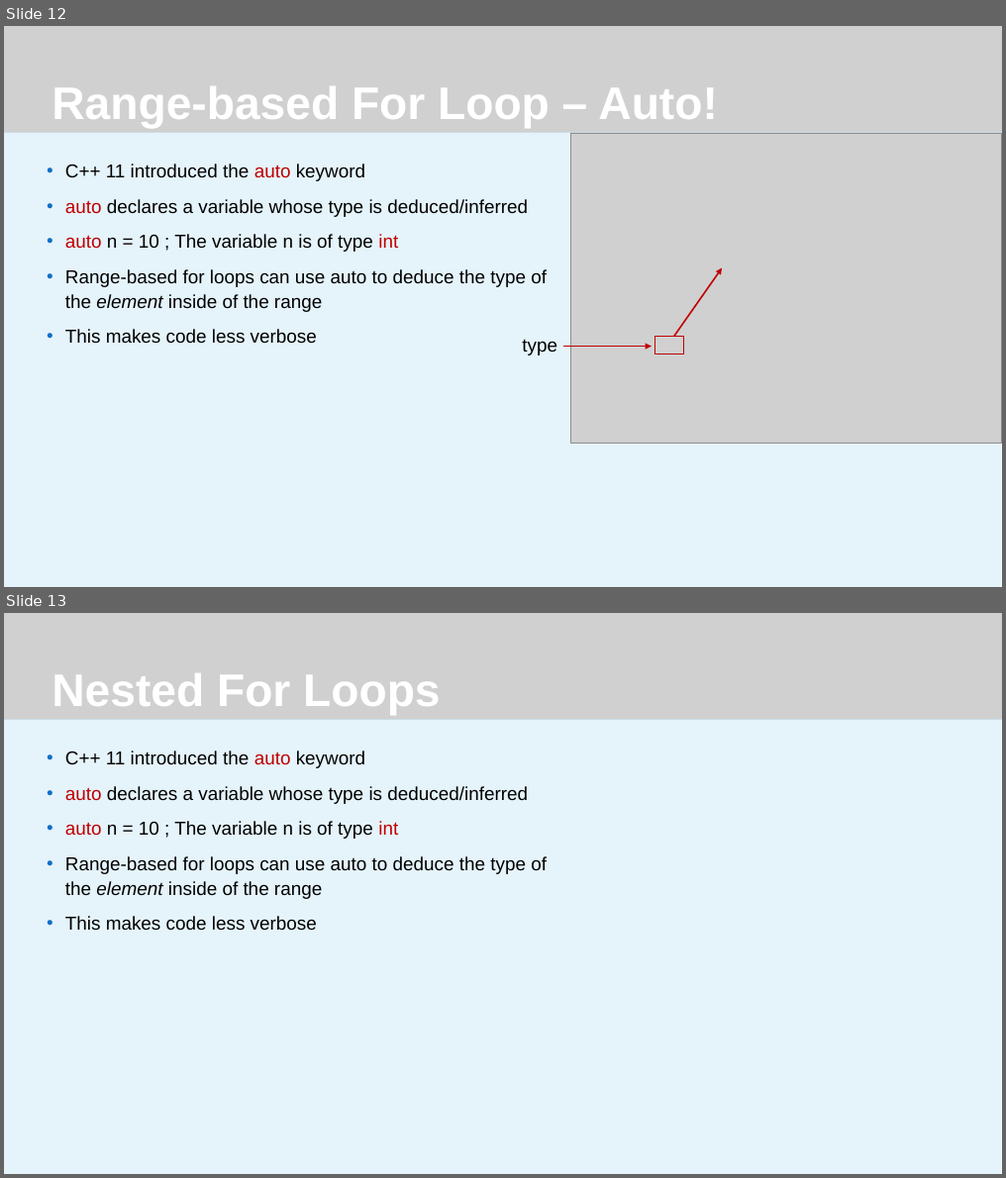
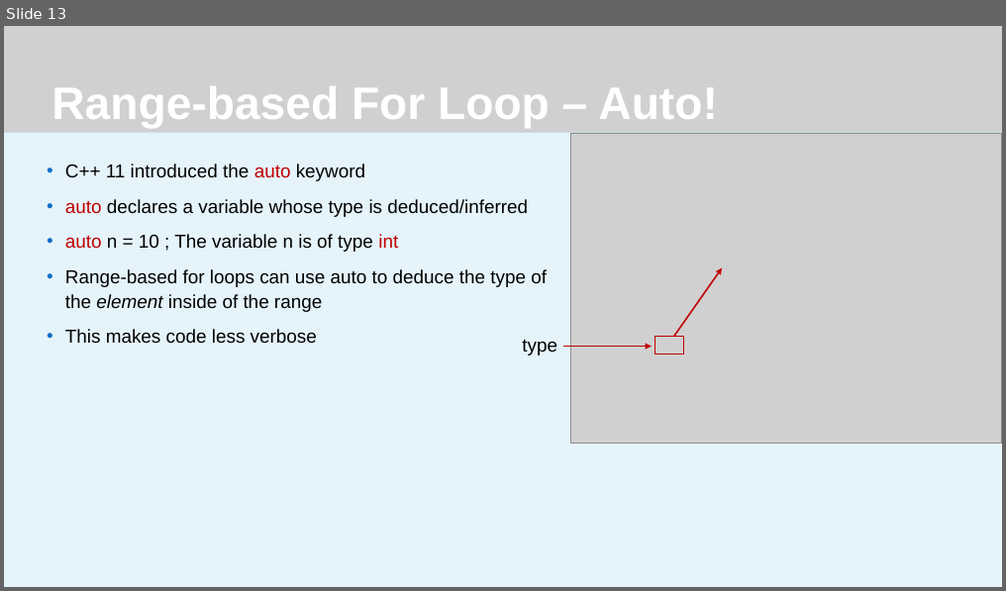
Before and after one commit to JeremyBYU/LoopIt, a slide deck: Lecture/LoopIt.pptx. Shown one above the other, each under a label of ours: slides 12 and 13 before the commit, slide 13 after it. The pictures are 1006x1178 and 1006x591 pixels, drawn with LibreOffice and Linux fonts; fonts in the diff are those of the drawing; grey boxes stand for pictures; background and template pictures are left out. Boxes give left, top, right and bottom in pixels: in the first picture for what was removed or moved away, otherwise in the second. Text is boxed around its words. In the diff, an @@ line names an element or a change of style, - is before the commit and + after.

```diff
--- a/Lecture/LoopIt.pptx
+++ b/Lecture/LoopIt.pptx
@@ slide 13 removed at (x1=4, y1=613, x2=1002, y2=1174), background #FFFFFF @@
@@ rectangle removed at (x1=4, y1=613, x2=1002, y2=1174) @@
@@ rectangle removed at (x1=4, y1=613, x2=1002, y2=1174) @@
@@ rectangle removed at (x1=4, y1=613, x2=1002, y2=719) @@
@@ picture removed at (x1=4, y1=613, x2=1002, y2=719) @@
@@ title removed at (x1=52, y1=673, x2=440, y2=715) @@
-Nested For Loops
@@ text removed at (x1=65, y1=751, x2=547, y2=931) @@
-• C++ 11 introduced the auto keyword
-• auto declares a variable whose type is deduced/inferred
-• auto n = 10 ; The variable n is of type int
-• Range-based for loops can use auto to deduce the type of the element inside of the range
-• This makes code less verbose
@@ what was slide 12 is now slide 13 @@
```
Also in this commit, not shown: 3 slides changed, 1 slide added, 2 other files.
